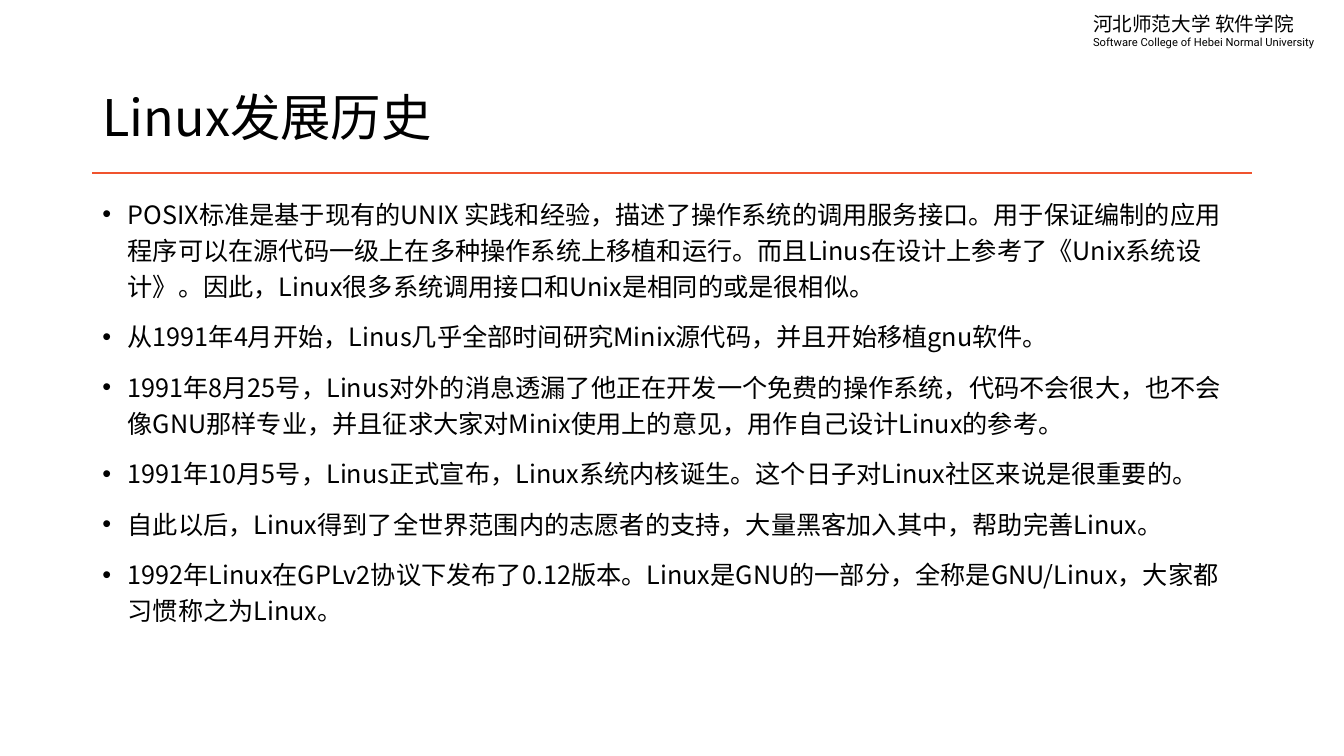
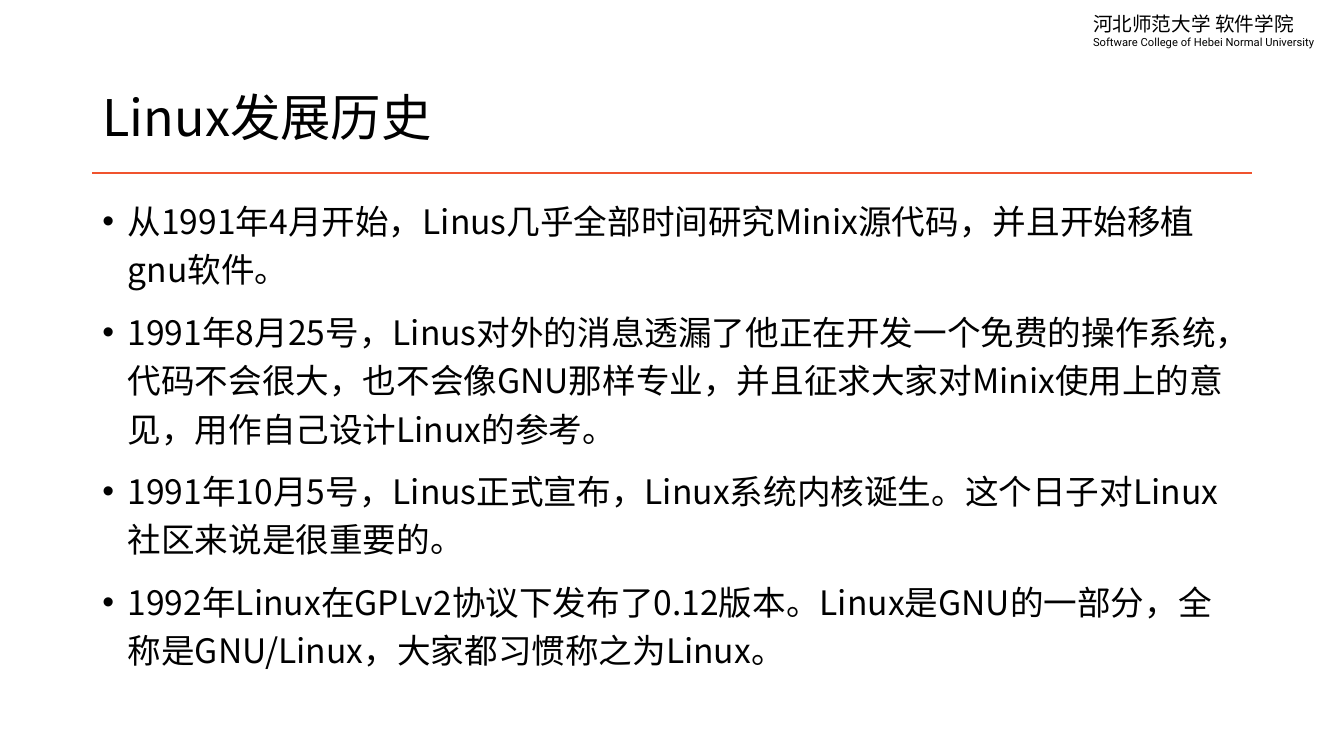
Before and after one commit to edu2act/course-linux-system, a slide deck: slide 6 of materials/slides/ch01-linux-history-and-install.pptx. Drawn at 1344x756 pixels with LibreOffice and Linux fonts; fonts in the diff are those of the drawing. Boxes give left, top, right and bottom in pixels: in the first picture for what was removed or moved away, otherwise in the second. Text is boxed around its words. In the diff, an @@ line names an element or a change of style, - is before the commit and + after.

```diff
--- a/materials/slides/ch01-linux-history-and-install.pptx
+++ b/materials/slides/ch01-linux-history-and-install.pptx
@@ text "从1991年4月开始，Linus几乎全部时间研究Minix源代码，并且开始移植gnu软件。" at (128,205,1250,669): size 18 to 24 pt @@
@@ text at (128,202,1221,299): paragraph removed @@
-• POSIX标准是基于现有的UNIX 实践和经验，描述了操作系统的调用服务接口。用于保证编制的应用程序可以在源代码一级上在多种操作系统上移植和运行。而且Linus在设计上参考了《Unix系统设计》。因此，Linux很多系统调用接口和Unix是相同的或是很相似。
@@ text at (128,512,1163,537): paragraph removed @@
-• 自此以后，Linux得到了全世界范围内的志愿者的支持，大量黑客加入其中，帮助完善Linux。
```
Also in this commit, not shown: 25 other slides changed.
